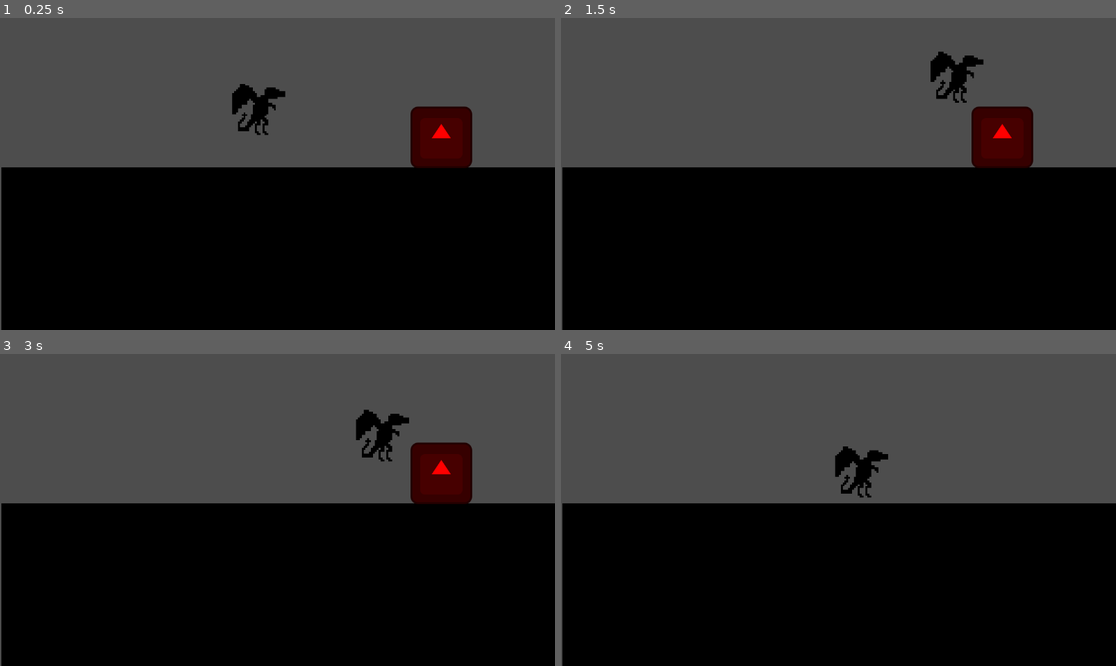
Above: before the commit, frames 1-4 (two rows, left to right).
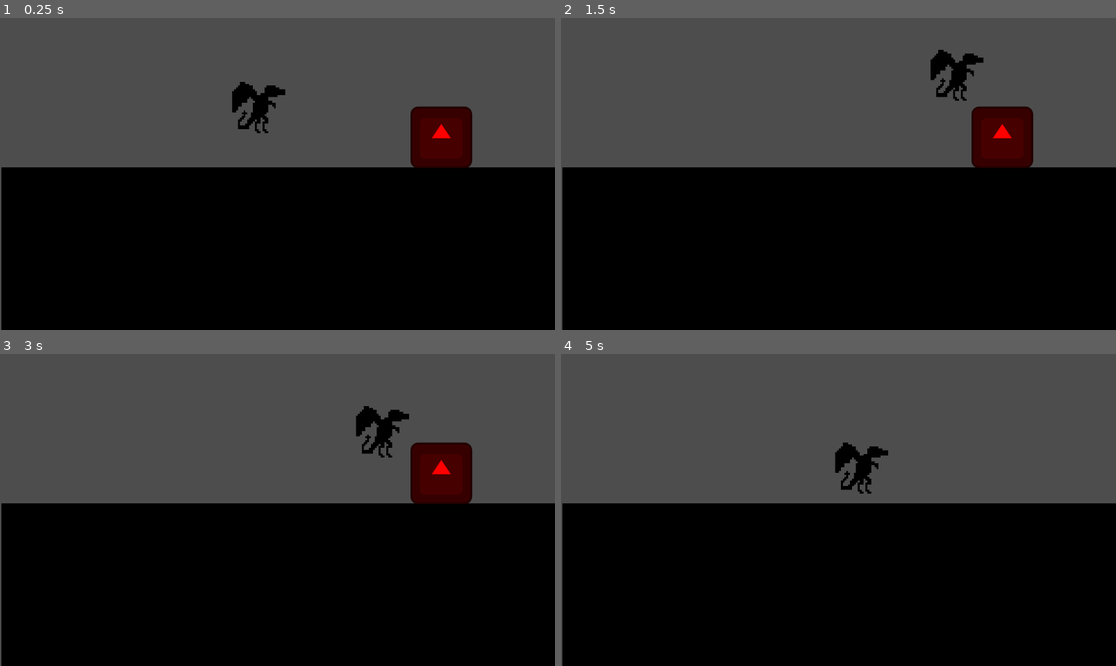
Above: after the commit, the same moments.

Repository: Dragon614pc/NinjaDragonsGameOff2023
Game: Godot game, scene res://test.tscn
Same seed, same stepped clock (60 frames per second), same inputs: the game is played once before the commit and once after it. The engine's default icon, where the game draws it, is replaced by a stand-in: a white triangle on a blue panel in a dark square.
Inputs:
- Up to frame 1 (0.25 s): no input
- Up to frame 2 (1.5 s): hold Right (Right) from 0.53 s (still down); tap X (Attack) at 0.6, 1.35 s; tap Z (Jump) at 0.77 s
- Up to frame 3 (3 s): tap Z (Jump) at 1.52 s; release Right (Right) at 2.03 s; hold Left (Left) 2.03-2.78 s; tap X (Attack) at 2.1, 2.85 s; hold Right (Right) from 2.78 s (still down)
- Up to frame 4 (5 s): tap Z (Jump) at 3.02, 3.77, 4.52 s; tap Enter at 3.5 s; tap X (Attack) at 3.6, 4.35 s; release Right (Right) at 4.28 s; hold Left (Left) from 4.28 s (still down)

The runs differ from the first frame. In frame 1, 0.2% of the frame differs, in the area x 41-52%, y 20-38%; in frame 2, 0.3%; in frame 3, 0.4%, in the area x 64-74%, y 16-35%; in frame 4, 0.4%.

Commit message:
play rest animation on scene start
change animation speed to 12 FPS
change default project texture filter to nearest

Diff:
--- a/project/Player/player.gd
+++ b/project/Player/player.gd
@@ -7,7 +7,8 @@
 
 # Get the gravity from the project settings to be synced with RigidBody nodes.
 var gravity = ProjectSettings.get_setting("physics/2d/default_gravity")
-
+func _ready():
+	$AnimatedSprite2D.play()
 func _process(_delta):
 	if Input.is_action_just_pressed("Attack") and can_attack:
 		can_attack = false
--- a/project/Player/player.tres
+++ b/project/Player/player.tres
@@ -63,5 +63,5 @@
 }],
 "loop": true,
 "name": &"resting",
-"speed": 5.0
+"speed": 12.0
 }]
--- a/project/Player/player.tscn
+++ b/project/Player/player.tscn
@@ -16,7 +16,7 @@
 scale = Vector2(3.9375, 3.9375)
 sprite_frames = ExtResource("2_lj71x")
 animation = &"resting"
-frame_progress = 0.752503
+frame_progress = 0.478719
 
 [node name="CollisionShape2D" type="CollisionShape2D" parent="."]
 shape = SubResource("RectangleShape2D_x0qht")
